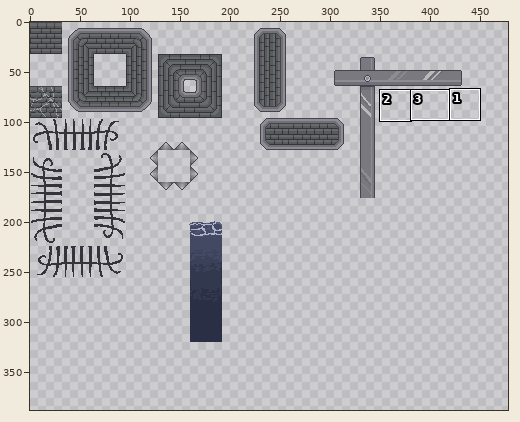
One commit to this sprite sheet: sprites/environment_sheet.png. The first picture is a wide view before the edit; the outline marks the close-up.
Close-up. Before the commit:
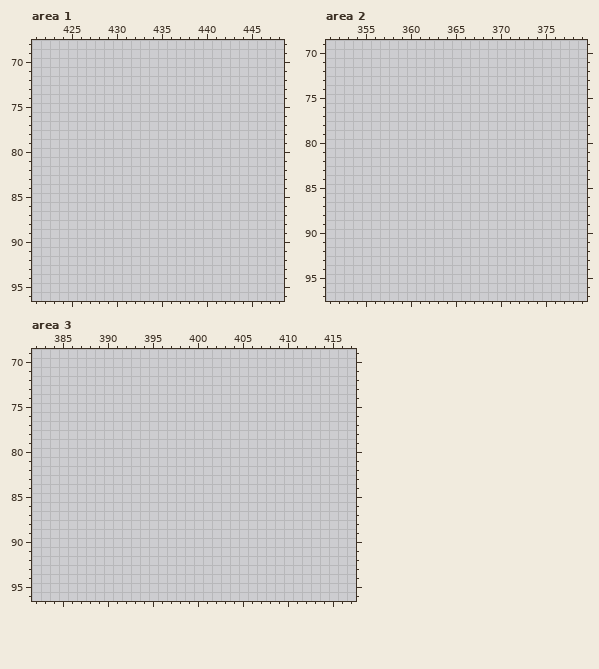
The file is 480x480 pixels. Colours within 5 levels of each other are drawn and written as one. Shown: area 1: x 421..448, y 68..96; area 2: x 351..379, y 69..97; area 3: x 382..417, y 69..96. The wide view leaves out empty margins. The commit also changed other parts of the picture, which this record leaves out.
After:
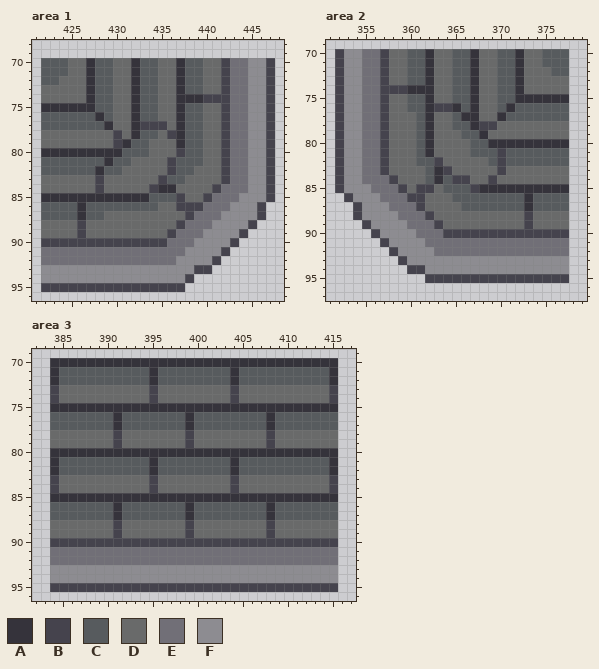
Palette (. is transparent): A #35333b  B #45434d  C #575b5e  D #696a6a  E #716f77  F #8d8c91
The edit:
--- area 1
@@ x 421..448 @@
 69 ............................
-70 ............................
-71 ............................
-72 ............................
-73 ............................
-74 ............................
-75 ............................
-76 ............................
-77 ............................
-78 ............................
-79 ............................
-80 ............................
-81 ............................
-82 ............................
-83 ............................
-84 ............................
-85 ............................
-86 ............................
-87 ............................
-88 ............................
-89 ............................
-90 ............................
-91 ............................
-92 ............................
-93 ............................
-94 ............................
-95 ............................
+70 .CCCDDACCDDACCDDACCDDBEEFFB.
+71 .CCCDDACCDDACCDDACCDDBEEFFB.
+72 .CCDDDACCDDACCDDACCDDBEEFFB.
+73 .DDDDDACCDDACCDDACCDDBEEFFB.
+74 .DDDDDACCDDACCDDAAABBBEEFFB.
+75 .AAAAAACCDDACCDDACCDDBEEFFB.
+76 .CCCCCCACDDACCDDACCDDBEEFFB.
+77 .CCCCCCCADDABBBDACCDDBEEFFB.
+78 .DDDDDDDDBDACCDBACCDDBEEFFB.
+79 .DDDDDDDDBACCDDDACCDDBEEFFB.
+80 .AAAAAAAAACCCDDDBCCDDBEEFFB.
+81 .CCCCCCCACCDDDDBCCCDDBEEFFB.
+82 .CCCCCCACCDDDDDBCCDDDBEEFFB.
+83 .DDDDDDBDDDDDDBCCDDDDBEEFFB.
+84 .DDDDDDBDDDDDBAADDDDBEEEFFB.
+85 .AAAAAAAAAAAACCCBDDBEEEFFFB.
+86 .CCCCACCCCCCCCDDBBBEEEFFFB..
+87 .CCCCACCDDDDDDDDDBEEEFFFFB..
+88 .DDDDBDDDDDDDDDDBEEEFFFFB...
+89 .DDDDBDDDDDDDDDBEEEFFFFB....
+90 .BBBBBBBBBBBBBBEEEFFFFB.....
+91 .EEEEEEEEEEEEEEEEFFFFB......
+92 .EEEEEEEEEEEEEEEFFFFB.......
+93 .FFFFFFFFFFFFFFFFFBB........
+94 .FFFFFFFFFFFFFFFFB..........
+95 .BBBBBBBBBBBBBBBB...........
 96 ............................
--- area 2
@@ x 351..379 @@
 69 .............................
-70 .............................
-71 .............................
-72 .............................
-73 .............................
-74 .............................
-75 .............................
-76 .............................
-77 .............................
-78 .............................
-79 .............................
-80 .............................
-81 .............................
-82 .............................
-83 .............................
-84 .............................
-85 .............................
-86 .............................
-87 .............................
-88 .............................
-89 .............................
-90 .............................
-91 .............................
-92 .............................
-93 .............................
-94 .............................
-95 .............................
+70 .BFFEEBDDCCADDCCADDCCADDCCC..
+71 .BFFEEBDDCCADDCCADDCCADDCCC..
+72 .BFFEEBDDCCADDCCADDCCADDDCC..
+73 .BFFEEBDDCCADDCCADDCCADDDDD..
+74 .BFFEEBBBAAADDCCADDCCADDDDD..
+75 .BFFEEBDDCCADDCCADDCCAAAAAA..
+76 .BFFEEBDDCCABBACADDCACCCCCC..
+77 .BFFEEBDDDCADDCAADDACCCCCCC..
+78 .BFFEEBDDDCADDCCABBDDDDDDDD..
+79 .BFFEEBDDDCADDDCCADDDDDDDDD..
+80 .BFFEEBDDDCADDDDCCAAAAAAAAA..
+81 .BFFEEBDDDCADDDDCCCBCCCCCCC..
+82 .BFFEEBDDDCCBDDDDDCBCCCCCCC..
+83 .BFFEEBDDDDCABDDDDDBDDDDDDD..
+84 .BFFEEEBDDDCACBBDDBDDDDDDDD..
+85 .BFFFEEEBDBBDCCCBAAAAAAAAAA..
+86 ..BFFFEEEBBDDDCCCCCCCCACCCC..
+87 ...BFFFEEEBDDDDCCCCCCCACCCC..
+88 ...BFFFFEEEBDDDDDDDDDDBDDDD..
+89 ....BFFFFEEEBDDDDDDDDDBDDDD..
+90 .....BFFFFEEEBBBBBBBBBBBBBB..
+91 ......BFFFFEEEEEEEEEEEEEEEE..
+92 .......BFFFFEEEEEEEEEEEEEEE..
+93 ........BFFFFFFFFFFFFFFFFFF..
+94 .........BBFFFFFFFFFFFFFFFF..
+95 ...........BBBBBBBBBBBBBBBB..
 96 .............................
--- area 3
@@ x 382..417 @@
 69 ....................................
-70 ....................................
-71 ....................................
-72 ....................................
-73 ....................................
-74 ....................................
-75 ....................................
-76 ....................................
-77 ....................................
-78 ....................................
-79 ....................................
-80 ....................................
-81 ....................................
-82 ....................................
-83 ....................................
-84 ....................................
-85 ....................................
-86 ....................................
-87 ....................................
-88 ....................................
-89 ....................................
-90 ....................................
-91 ....................................
-92 ....................................
-93 ....................................
-94 ....................................
-95 ....................................
+70 ..AAAAAAAAAAAAAAAAAAAAAAAAAAAAAAAA..
+71 ..ACCCCCCCCCCACCCCCCCCACCCCCCCCCCA..
+72 ..ACCCCCCCCCCACCCCCCCCACCCCCCCCCCA..
+73 ..BDDDDDDDDDDBDDDDDDDDBDDDDDDDDDDB..
+74 ..BDDDDDDDDDDBDDDDDDDDBDDDDDDDDDDB..
+75 ..AAAAAAAAAAAAAAAAAAAAAAAAAAAAAAAA..
+76 ..CCCCCCCACCCCCCCACCCCCCCCACCCCCCC..
+77 ..CCCCCCCACCCCCCCACCCCCCCCACCCCCCC..
+78 ..DDDDDDDBDDDDDDDBDDDDDDDDBDDDDDDD..
+79 ..DDDDDDDBDDDDDDDBDDDDDDDDBDDDDDDD..
+80 ..AAAAAAAAAAAAAAAAAAAAAAAAAAAAAAAA..
+81 ..ACCCCCCCCCCACCCCCCCCACCCCCCCCCCA..
+82 ..ACCCCCCCCCCACCCCCCCCACCCCCCCCCCA..
+83 ..BDDDDDDDDDDBDDDDDDDDBDDDDDDDDDDB..
+84 ..BDDDDDDDDDDBDDDDDDDDBDDDDDDDDDDB..
+85 ..AAAAAAAAAAAAAAAAAAAAAAAAAAAAAAAA..
+86 ..CCCCCCCACCCCCCCACCCCCCCCACCCCCCC..
+87 ..CCCCCCCACCCCCCCACCCCCCCCACCCCCCC..
+88 ..DDDDDDDBDDDDDDDBDDDDDDDDBDDDDDDD..
+89 ..DDDDDDDBDDDDDDDBDDDDDDDDBDDDDDDD..
+90 ..BBBBBBBBBBBBBBBBBBBBBBBBBBBBBBBB..
+91 ..EEEEEEEEEEEEEEEEEEEEEEEEEEEEEEEE..
+92 ..EEEEEEEEEEEEEEEEEEEEEEEEEEEEEEEE..
+93 ..FFFFFFFFFFFFFFFFFFFFFFFFFFFFFFFF..
+94 ..FFFFFFFFFFFFFFFFFFFFFFFFFFFFFFFF..
+95 ..BBBBBBBBBBBBBBBBBBBBBBBBBBBBBBBB..
 96 ....................................
Changed places in both close-ups, as pixel boxes (x1, y1, x2, y2):
added: (41, 58, 275, 292)
added: (335, 49, 569, 283)
added: (50, 358, 338, 592)
